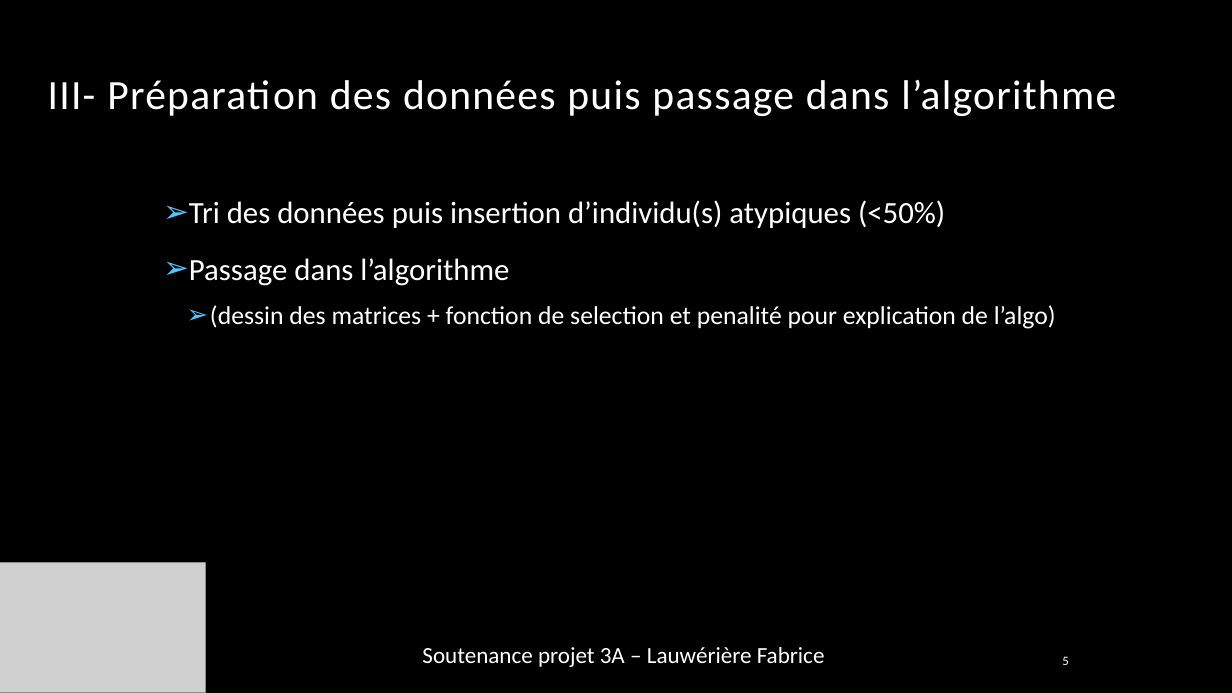
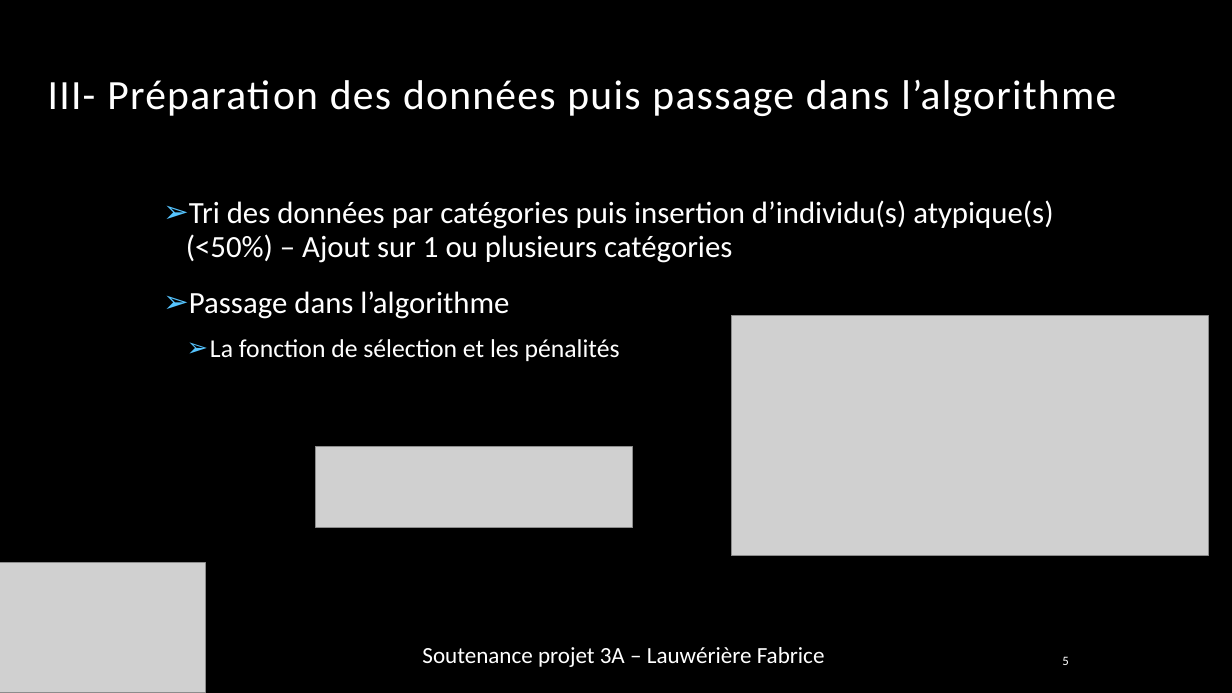
Before and after one commit to fabrice-lauweriere/projet3a-AtypicDetection, a slide deck: slide 6 of Documents/soutenance/soutenanceProjet3A.pptx. Drawn at 1232x693 pixels with LibreOffice and Linux fonts; fonts in the diff are those of the drawing; grey boxes stand for pictures; background and template pictures are left out. Boxes give left, top, right and bottom in pixels: in the first picture for what was removed or moved away, otherwise in the second. Text is boxed around its words. In the diff, an @@ line names an element or a change of style, - is before the commit and + after.

```diff
--- a/Documents/soutenance/soutenanceProjet3A.pptx
+++ b/Documents/soutenance/soutenanceProjet3A.pptx
@@ text at box(186, 200, 1053, 263): text changed @@
-➢ Tri des données puis insertion d’individu(s) atypiques (<50%)
+➢ Tri des données par catégories puis insertion d’individu(s) atypique(s) (<50%) – Ajout sur 1 ou plusieurs catégories
@@ picture added at box(731, 316, 1208, 556) @@
@@ text at box(210, 339, 620, 361): text changed @@
-  ➢ (dessin des matrices + fonction de selection et penalité pour explication de l’algo)
+  ➢ La fonction de sélection et les pénalités
@@ picture added at box(315, 446, 632, 528) @@
```
Also in this commit, not shown: 6 other slides changed, 2 slides added, 23 other files.
